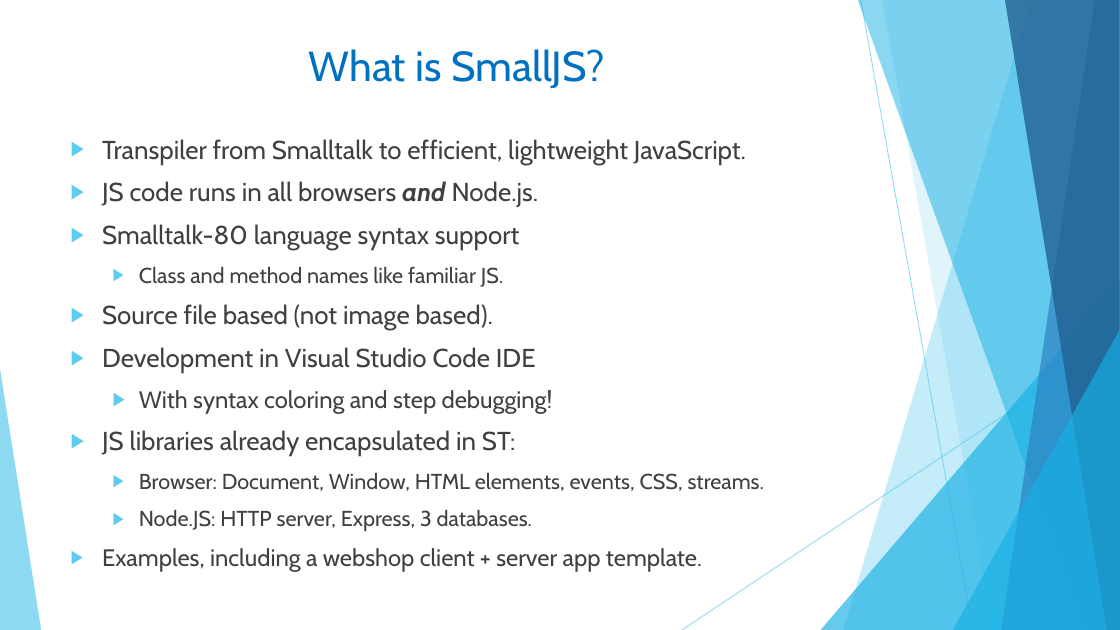
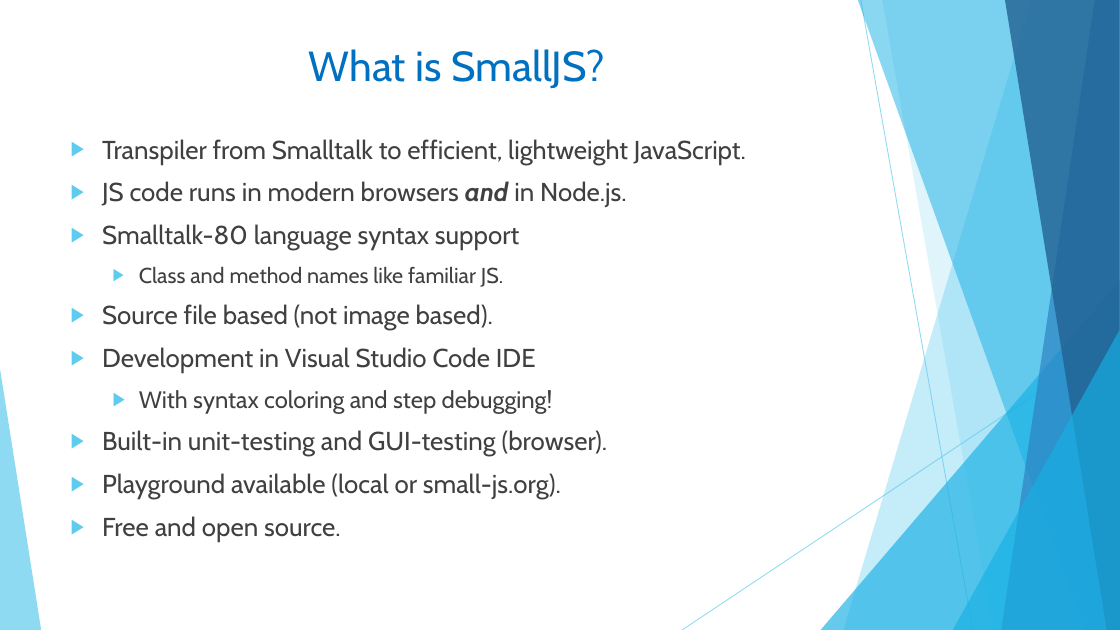
Before and after one commit to Small-JS/SmallJS, a slide deck: slide 4 of Documentation/Why_SmallJS.pptx (slide 2 before the commit). Drawn at 1120x630 pixels with LibreOffice and Linux fonts; fonts in the diff are those of the drawing. Boxes give left, top, right and bottom in pixels: in the first picture for what was removed or moved away, otherwise in the second. Text is boxed around its words. In the diff, an @@ line names an element or a change of style, - is before the commit and + after.

Commit message:
Documentation: Updated presentation Why SmallJS?
As given on the UK STUG meetup on 26-Feb-2025

```diff
--- a/Documentation/Why_SmallJS.pptx
+++ b/Documentation/Why_SmallJS.pptx
@@ text at box(102, 181, 626, 207): text changed @@
-▶ JS code runs in all browsers and Node.js.
+▶ JS code runs in modern browsers and in Node.js.
@@ text at box(102, 430, 608, 541): text changed; size 18.5 to 22.2 pt @@
-▶ JS libraries already encapsulated in ST:
-  ▶ Browser: Document, Window, HTML elements, events, CSS, streams.
-  ▶ Node.JS: HTTP server, Express, 3 databases.
-▶ Examples, including a webshop client + server app template.
+▶ Built-in unit-testing and GUI-testing (browser).
+▶ Playground available (local or small-js.org).
+▶ Free and open source.
```
Also in this commit, not shown: 7 other slides changed, 5 slides added, 2 other files.
